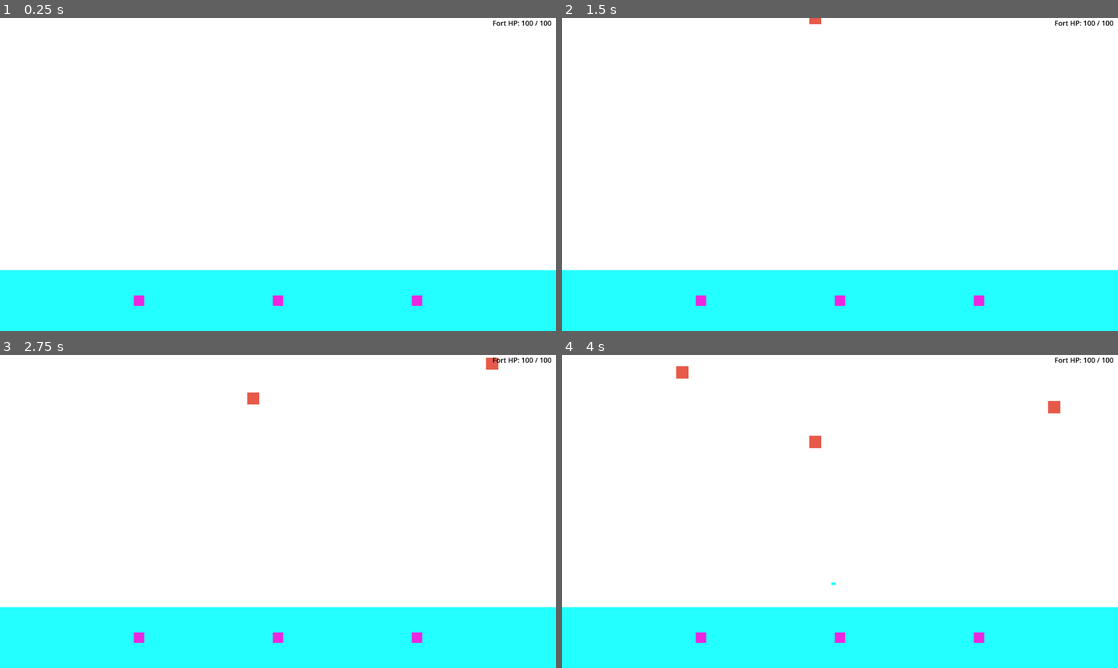
Above: before the commit, frames 1-4 (two rows, left to right).
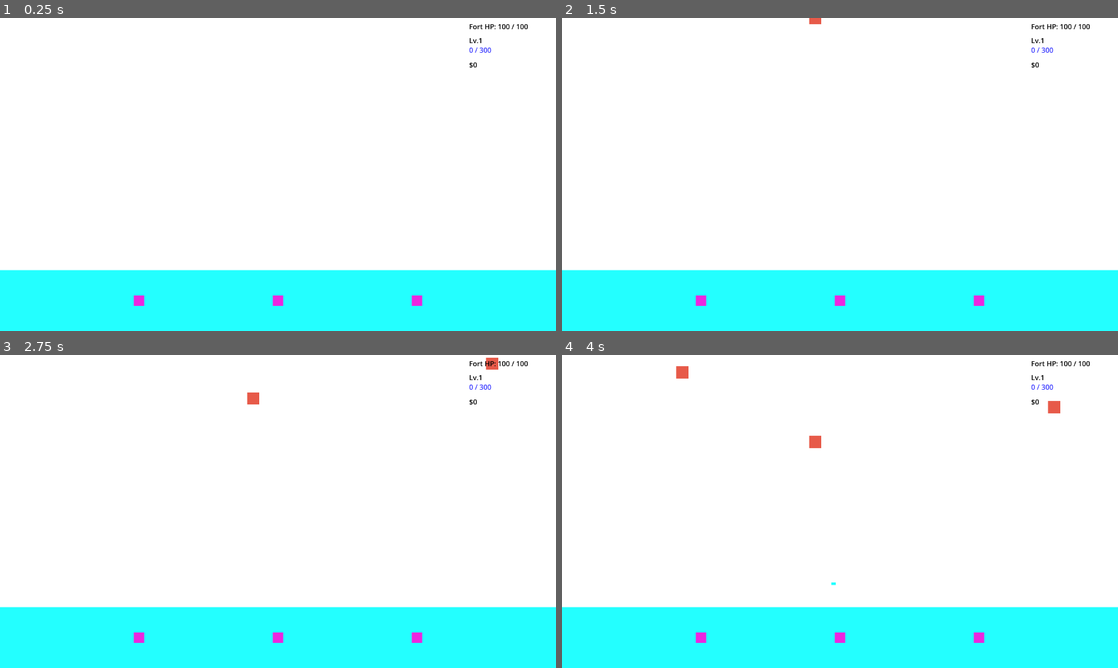
Above: after the commit, the same moments.

Repository: Darksollar/fort-defender
Game: Godot game, scene res://Main.tscn
The game is run twice, just before and just after one commit, with the same random seed, the same clock (stepped at 60 frames per second) and the same inputs.
Inputs (mouse positions are in pixels of both pictures, inside the frame that each line leads up to):
- Up to frame 1 (0.25 s): no input
- Up to frame 2 (1.5 s): tap Enter at 0.5 s; move the mouse to (962, 158) at 0.52 s; click (962, 158) at 0.6 s; tap Space at 1.25 s; move the mouse to (728, 190) at 1.27 s; click (728, 190) at 1.35 s
- Up to frame 3 (2.75 s): move the mouse to (333, 442) at 2.02 s; click (333, 442) at 2.1 s
- Up to frame 4 (4 s): move the mouse to (812, 574) at 2.77 s; click (812, 574) at 2.85 s; move the mouse to (1006, 558) at 3.52 s; click (1006, 558) at 3.6 s

The runs differ from the first frame. In frame 1, 0.2% of the frame differs, in the area x 84-100%, y 0-16%; in frame 2, 0.2%; in frame 3, 0.2%; in frame 4, 0.2%.

Commit message:
Added functionality for crystals and coins. They now add to the tally of both money and XP

Diff:
--- a/Main.tscn
+++ b/Main.tscn
@@ -39,7 +39,7 @@
 
 [node name="Pickups" type="Node2D" parent="WorldNode2D" unique_id=1798687011]
 
-[node name="EnemySpawner" type="Node" parent="WorldNode2D" unique_id=649830398 node_paths=PackedStringArray("enemies_container", "pickups_container", "fort_zone")]
+[node name="EnemySpawner" type="Node" parent="WorldNode2D" unique_id=649830398 node_paths=PackedStringArray("enemies_container", "pickups_container", "fort_zone", "main_node")]
 script = ExtResource("1_glv2v")
 enemy_scene = ExtResource("2_uu6xs")
 coin_scene = ExtResource("4_03owx")
@@ -47,6 +47,7 @@
 enemies_container = NodePath("../Enemies")
 pickups_container = NodePath("../Pickups")
 fort_zone = NodePath("../FortZone")
+main_node = NodePath("../..")
 
 [node name="Timer" type="Timer" parent="WorldNode2D/EnemySpawner" unique_id=522698906]
 autostart = true
@@ -92,8 +93,33 @@
 offset_bottom = 23.0
 
 [node name="FortHealthLabel" type="Label" parent="HUD" unique_id=1167991672]
-offset_left = 1134.0
+offset_left = 1080.0
+offset_top = 8.0
 offset_right = 1270.0
-offset_bottom = 32.0
+offset_bottom = 30.0
 theme_override_colors/font_color = Color(0, 0, 0, 1)
-text = "HEALTH"
+text = "Fort HP: 100 / 100"
+
+[node name="PlayerLevelLabel" type="Label" parent="HUD" unique_id=1167991674]
+offset_left = 1080.0
+offset_top = 40.0
+offset_right = 1270.0
+offset_bottom = 62.0
+theme_override_colors/font_color = Color(0, 0, 0, 1)
+text = "Lv.1"
+
+[node name="PlayerXPLabel" type="Label" parent="HUD" unique_id=1167991675]
+offset_left = 1080.0
+offset_top = 62.0
+offset_right = 1270.0
+offset_bottom = 84.0
+theme_override_colors/font_color = Color(0.2, 0.2, 1, 1)
+text = "0 / 300"
+
+[node name="MoneyLabel" type="Label" parent="HUD" unique_id=1167991673]
+offset_left = 1080.0
+offset_top = 96.0
+offset_right = 1270.0
+offset_bottom = 118.0
+theme_override_colors/font_color = Color(0, 0, 0, 1)
+text = "$0"
--- a/enemy_spawner.gd
+++ b/enemy_spawner.gd
@@ -1,4 +1,6 @@
 extends Node
+
+signal pickup_collected(pickup_type: String, value: int)
 
 @export var enemy_scene: PackedScene
 @export var coin_scene: PackedScene
@@ -29,10 +31,20 @@
 		var coin = coin_scene.instantiate()
 		coin.global_position = drop_position + Vector2(randf_range(-8, 8), randf_range(-8, 8))
 		coin.target_position = pickup_target_position
+		coin.value = 1
+		coin.pickup_type = "coin"
+		coin.collected.connect(_on_pickup_collected)
 		pickups_container.add_child(coin)
 
 	if crystal_scene != null:
 		var crystal = crystal_scene.instantiate()
 		crystal.global_position = drop_position + Vector2(randf_range(-8, 8), randf_range(-8, 8))
 		crystal.target_position = pickup_target_position
+		crystal.value = 2
+		crystal.pickup_type = "crystal"
+		crystal.collected.connect(_on_pickup_collected)
 		pickups_container.add_child(crystal)
+
+func _on_pickup_collected(_pickup_type: String, value: int) -> void:
+	print("ENEMY_SPAWNER: Forwarding pickup_collected type=", _pickup_type, ", value=", value)
+	pickup_collected.emit(_pickup_type, value)
--- a/main.gd
+++ b/main.gd
@@ -2,14 +2,87 @@
 
 @onready var fort_zone = $WorldNode2D/FortZone
 @onready var fort_health_label = $HUD/FortHealthLabel
+@onready var money_label = $HUD/MoneyLabel
+@onready var player_level_label = $HUD/PlayerLevelLabel
+@onready var player_xp_label = $HUD/PlayerXPLabel
+@onready var enemy_spawner = $WorldNode2D/EnemySpawner
+
+# Money
+var money: int = 0:
+	set(value):
+		money = value
+		_update_money_label()
+
+# XP / Level
+var player_level: int = 1:
+	set(value):
+		player_level = value
+		_update_level_label()
+
+var current_xp: int = 0:
+	set(value):
+		current_xp = value
+		_update_xp_label()
+
+var xp_to_next_level: int = 300
+
 
 func _ready() -> void:
 	fort_zone.health_changed.connect(_on_fort_health_changed)
 	fort_zone.destroyed.connect(_on_fort_destroyed)
 	_on_fort_health_changed(fort_zone.health, fort_zone.max_health)
 
+	_update_money_label()
+	_update_level_label()
+	_update_xp_label()
+
+	call_deferred("_connect_spawner_signals")
+
+
+func _connect_spawner_signals() -> void:
+	if enemy_spawner and enemy_spawner.has_signal("pickup_collected"):
+		enemy_spawner.pickup_collected.connect(_on_pickup_collected)
+
+
+func _on_pickup_collected(pickup_type: String, value: int) -> void:
+	if pickup_type == "coin":
+		money += value
+	elif pickup_type == "crystal":
+		add_xp(value)
+
+
+func add_xp(amount: int) -> void:
+	var total = current_xp + amount
+	while total >= xp_to_next_level:
+		total -= xp_to_next_level
+		player_level += 1
+		xp_to_next_level = _calc_required_xp_for_level(player_level)
+	current_xp = total
+
+
+func _calc_required_xp_for_level(level: int) -> int:
+	# L1=300, L2=400, L3=500, L4=600, ...
+	return 300 + (level - 1) * 100
+
+
+func _update_money_label() -> void:
+	if money_label:
+		money_label.text = "$%d" % money
+
+
+func _update_level_label() -> void:
+	if player_level_label:
+		player_level_label.text = "Lv.%d" % player_level
+
+
+func _update_xp_label() -> void:
+	if player_xp_label:
+		player_xp_label.text = "%d / %d" % [current_xp, xp_to_next_level]
+
+
 func _on_fort_health_changed(current: int, max_health: int) -> void:
 	fort_health_label.text = "Fort HP: %d / %d" % [current, max_health]
+
 
 func _on_fort_destroyed() -> void:
 	fort_health_label.text = "FORT DESTROYED"
--- a/pickup.gd
+++ b/pickup.gd
@@ -1,4 +1,6 @@
 extends Node2D
+
+signal collected(pickup_type: String, value: int)
 
 @export var pickup_type: String = "coin"
 @export var value: int = 1
@@ -19,6 +21,7 @@
 	var to_target = target_position - global_position
 
 	if to_target.length() <= 10.0:
+		collected.emit(pickup_type, value)
 		queue_free()
 		return
 
--- /dev/null
+++ b/skills-lock.json
@@ -0,0 +1,10 @@
+{
+  "version": 1,
+  "skills": {
+    "godot": {
+      "source": "Randroids-Dojo/skills",
+      "sourceType": "github",
+      "computedHash": "7567d89fe4060ac530ebb8fd4e85dd89e62244233e52764ece3fa5c7494da2cc"
+    }
+  }
+}
Not shown, added: .agents/skills/godot/SKILL.md
Not shown, added: .agents/skills/godot/commands/godot.md
Not shown, added: .agents/skills/godot/references/assertions.md
Not shown, added: .agents/skills/godot/references/ci-integration.md
Not shown, added: .agents/skills/godot/references/deployment.md
Not shown, added: .agents/skills/godot/references/gdunit4-quickstart.md
Not shown, added: .agents/skills/godot/references/playgodot.md
Not shown, added: .agents/skills/godot/references/scene-runner.md
Not shown, added: .agents/skills/godot/scripts/export_build.py
Not shown, added: .agents/skills/godot/scripts/parse_results.py
Not shown, added: .agents/skills/godot/scripts/run_tests.py
Not shown, added: .agents/skills/godot/scripts/validate_project.py
(and 13 more such lines)
